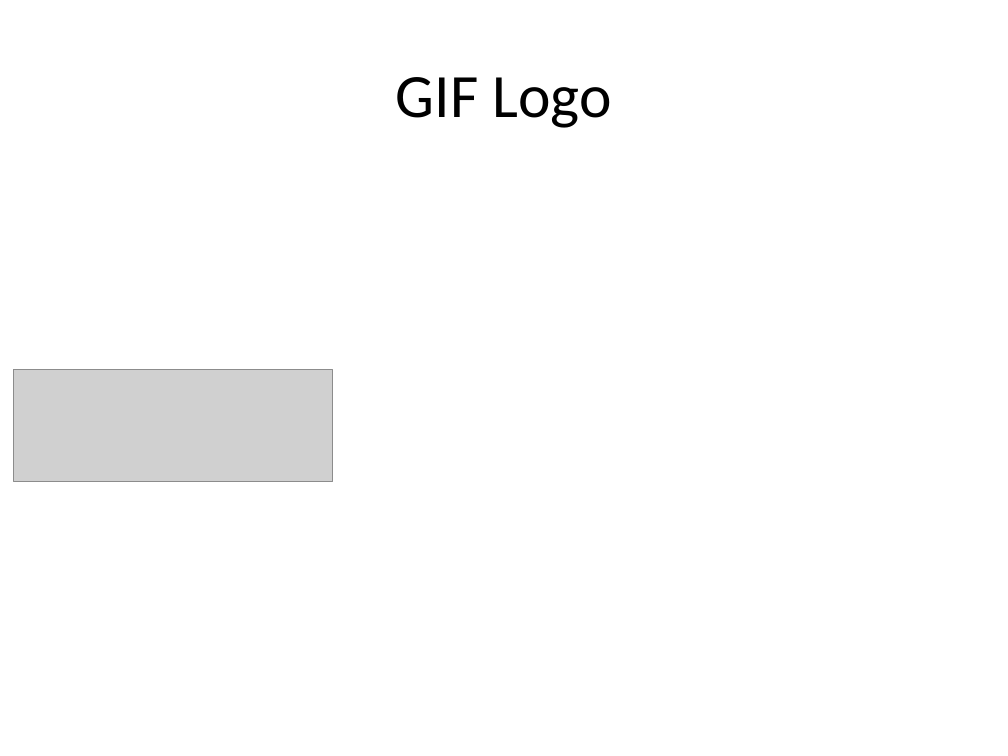
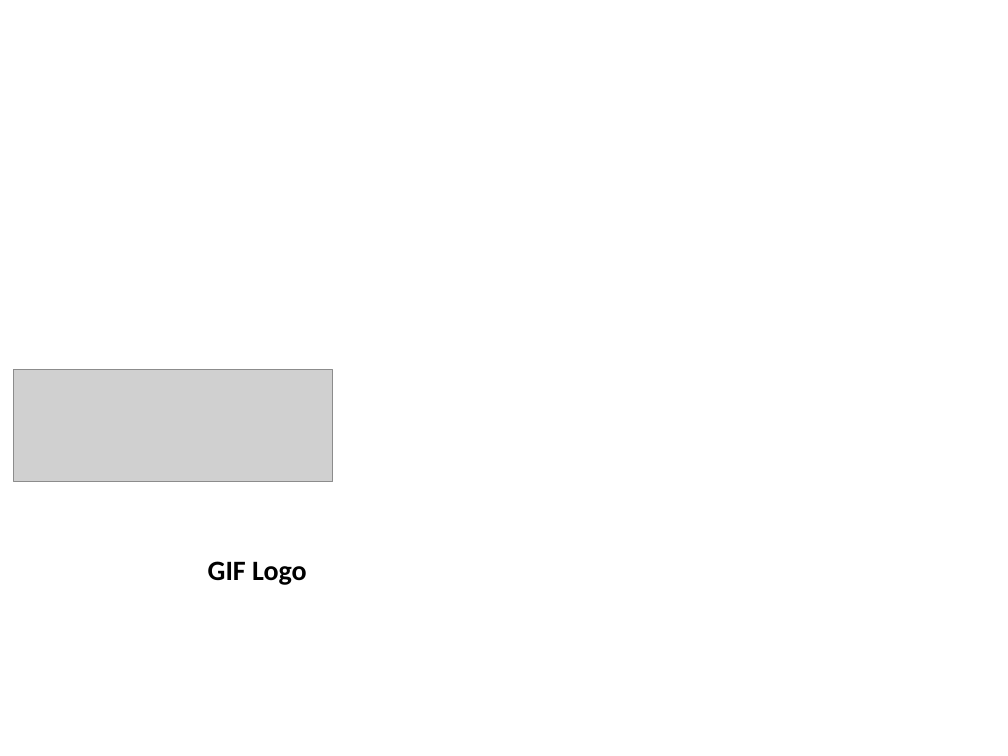
Before and after one commit to pythonicrubyist/powerpoint, a slide deck: slide 9 of samples/pptx/sample.pptx. Drawn at 1008x756 pixels with LibreOffice and Linux fonts; fonts in the diff are those of the drawing; grey boxes stand for pictures. Boxes give left, top, right and bottom in pixels: in the first picture for what was removed or moved away, otherwise in the second. Text is boxed around its words. In the diff, an @@ line names an element or a change of style, - is before the commit and + after.

```diff
--- a/samples/pptx/sample.pptx
+++ b/samples/pptx/sample.pptx
@@ title "GIF Logo": place and size @@
-title "GIF Logo" at <box>396,77,611,128</box>
+title "GIF Logo" at <box>208,561,307,585</box>
@@ title "GIF Logo" at <box>208,561,307,585</box>: size 44 to 20 pt, bold on; alignment centre to left; vertical alignment middle to bottom @@
```
Also in this commit, not shown: 6 other slides changed, 1 slide added, 6 other files.
